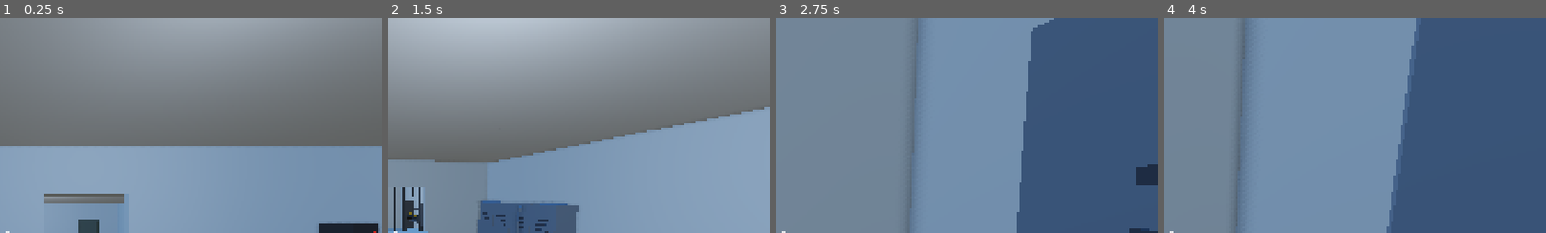
Above: before the commit, frames 1-4 (left to right).
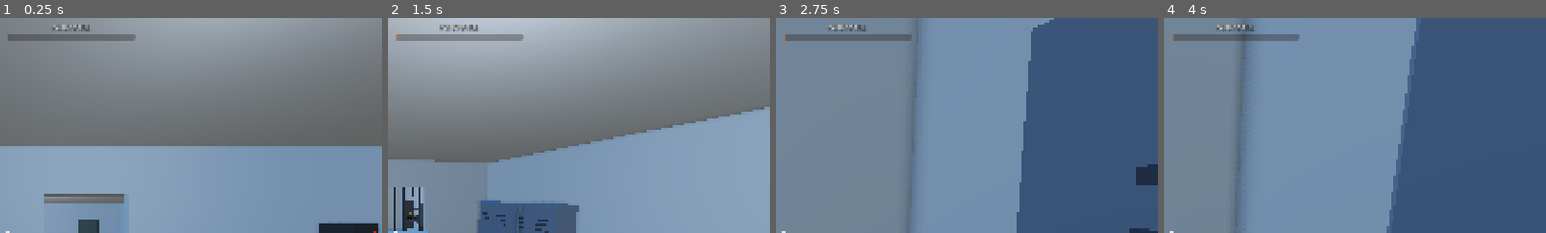
Above: after the commit, the same moments.

Repository: cristiangelini/BPD
Game: Godot game, scene res://scenes/levels/bank.tscn
The game is run twice, just before and just after one commit, with the same random seed, the same clock (stepped at 60 frames per second) and the same inputs. This scene is started directly instead of the project's main scene.
Inputs (mouse positions are % of the whole screen's width and height, from its top left):
- Up to frame 1 (0.25 s): no input
- Up to frame 2 (1.5 s): tap Enter at 0.5 s; move the mouse to (72, 45) at 0.52 s; hold D (move_right) 0.53-1.28 s; hold R (ask) 0.53-1.28 s; click (72, 45) at 0.67 s; tap Space (jump) at 0.77, 1.07 s; tap H (dance) at 0.8, 1.35 s; move the mouse to (45, 50) at 1.27 s; hold W (move_forward) from 1.28 s (still down)
- Up to frame 3 (2.75 s): keep holding W (move_forward); tap Space (jump) at 1.52, 1.82 s; tap Shift (run) at 1.55 s; move the mouse to (52, 48) at 2.02 s; hold Shift (run) from 2.03 s (still down); tap E (use) at 2.3 s
- Up to frame 4 (4 s): keep holding W (move_forward); move the mouse to (49, 52) at 2.77 s; release Shift (run) at 2.78 s; tap E (use) at 2.85 s; click (49, 52) at 2.92 s; tap Space (jump) at 3.02, 3.32, 3.77 s; tap R (ask) at 3.05 s; move the mouse to (57, 51) at 3.52 s; hold R (ask) from 3.53 s (still down); tap H (dance) at 3.8 s
The pictures show only the part of the screen within x 49-99%, y 0-50%; the shares and areas given below are measured in that part.

The runs differ from the first frame. In frame 1, 1.2% of the frame differs, in the area x 2-36%, y 3-11%; in frame 2, 1.3%; in frame 3, 1.2%; in frame 4, 1.2%.

Commit message:
Add the robbers' drill at the vault
Co-Authored-By: Claude Opus 5.5 (1M context) <noreply@anthropic.com>
Claude-Session: https://claude.ai/code/session_01UXwRy4nCUmp8Zcg5tBLZhH

Diff:
--- /dev/null
+++ b/scripts/case/bank/bank_drill.gd
@@ -0,0 +1,138 @@
+class_name BankDrill
+extends Node3D
+
+## The robbers' drill at the vault's door (robo-banco.md, step 3, decision 102): it runs from the start and takes
+## DRILL_TIME seconds to get through. When a robber sees a cop and shouts it, the gang gets nervous and the drill runs
+## faster for NERVOUS seconds; El Oso on the phone (step 5) can stop it for a while (pause) or, lied to, speed it up
+## the same way (hurry). A bar at the top of the screen shows how far it went. When it gets through, `opened` goes off:
+## the vault's door swings open and the robbers run with the money (step 6). It runs on the host; online comes later.
+## Every number here is (propuesta).
+
+signal opened
+
+const MODEL := preload("res://assets/models/bank_drill.glb")
+const DRILL_TIME := 480.0
+const NERVOUS := 20.0
+const NERVOUS_RATE := 1.5
+## Where the bit comes out of the model's nose, how long it is and how fast it spins (radians a second).
+const BIT_AT := Vector3(0, 1.05, 0.31)
+const BIT_LENGTH := 0.25
+const BIT_SPIN := 30.0
+
+## Seconds of drilling done (out of DRILL_TIME).
+var drilled := 0.0
+var nervous_left := 0.0
+var paused_left := 0.0
+var is_open := false
+var bar: ProgressBar
+var _bit: MeshInstance3D
+var _hud: CanvasLayer
+var _state: Label
+
+
+func _ready() -> void:
+	add_to_group("bank_drill")
+	add_child(MODEL.instantiate())
+	var mesh := CylinderMesh.new()
+	mesh.top_radius = 0.01
+	mesh.bottom_radius = 0.05
+	mesh.height = BIT_LENGTH
+	mesh.radial_segments = 6
+	_bit = MeshInstance3D.new()
+	_bit.name = "Bit"
+	_bit.mesh = mesh
+	_bit.position = BIT_AT + Vector3(0, 0, BIT_LENGTH / 2)
+	_bit.rotation.x = PI / 2
+	var steel := StandardMaterial3D.new()
+	steel.albedo_color = Color(0.75, 0.78, 0.82)
+	steel.metallic = 0.6
+	_bit.material_override = steel
+	add_child(_bit)
+	_build_hud()
+
+
+## Hooks the robbers: each one that spots a cop makes the gang nervous.
+func watch(robbers: Array[BankRobber]) -> void:
+	for robber in robbers:
+		robber.spotted.connect(func(_robber: BankRobber, _cop: Node3D) -> void: hurry(NERVOUS))
+
+
+## How many drilling seconds go by each second right now.
+func rate() -> float:
+	if is_open or paused_left > 0.0:
+		return 0.0
+	return NERVOUS_RATE if nervous_left > 0.0 else 1.0
+
+
+## Faster for `seconds`: a robber saw a cop, or El Oso found out he was lied to.
+func hurry(seconds: float) -> void:
+	nervous_left = maxf(nervous_left, seconds)
+
+
+## Stopped for `seconds` (El Oso got what he asked for).
+func pause(seconds: float) -> void:
+	paused_left += seconds
+
+
+func progress() -> float:
+	return drilled / DRILL_TIME
+
+
+## Seconds left at the normal rate.
+func time_left() -> float:
+	return maxf(DRILL_TIME - drilled, 0.0)
+
+
+func _physics_process(delta: float) -> void:
+	if is_open:
+		return
+	drilled = minf(drilled + rate() * delta, DRILL_TIME)
+	nervous_left = maxf(nervous_left - delta, 0.0)
+	paused_left = maxf(paused_left - delta, 0.0)
+	if drilled >= DRILL_TIME:
+		is_open = true
+		opened.emit()
+	_show()
+
+
+func _process(delta: float) -> void:
+	_bit.rotate_object_local(Vector3.UP, BIT_SPIN * rate() * delta)
+
+
+func _build_hud() -> void:
+	_hud = CanvasLayer.new()
+	_hud.name = "DrillHud"
+	var box := VBoxContainer.new()
+	box.set_anchors_and_offsets_preset(Control.PRESET_CENTER_TOP)
+	box.offset_top = 12.0
+	var title := Label.new()
+	title.text = "HUD_DRILL"
+	title.horizontal_alignment = HORIZONTAL_ALIGNMENT_CENTER
+	title.add_theme_constant_override("outline_size", 6)
+	box.add_child(title)
+	bar = ProgressBar.new()
+	bar.custom_minimum_size = Vector2(320, 18)
+	bar.max_value = DRILL_TIME
+	bar.show_percentage = false
+	bar.modulate = Color(1, 0.55, 0.2)
+	box.add_child(bar)
+	_state = Label.new()
+	_state.horizontal_alignment = HORIZONTAL_ALIGNMENT_CENTER
+	_state.add_theme_constant_override("outline_size", 6)
+	box.add_child(_state)
+	_hud.add_child(box)
+	add_child(_hud)
+	_show()
+
+
+func _show() -> void:
+	bar.value = drilled
+	if is_open:
+		_state.text = "HUD_DRILL_OPEN"
+	elif paused_left > 0.0:
+		_state.text = "HUD_DRILL_PAUSED"
+	elif nervous_left > 0.0:
+		_state.text = "HUD_DRILL_NERVOUS"
+	else:
+		_state.text = ""
+	_state.modulate = Color(0.5, 1, 0.5) if paused_left > 0.0 else Color(1, 0.4, 0.3)
--- a/scripts/levels/bank.gd
+++ b/scripts/levels/bank.gd
@@ -9,7 +9,8 @@
 ## The robbers' van waits parked on the street. The cops start in the station and drive here; --place=bank opens it
 ## from Play. Step 2 adds the four robbers at their tasks (BankRobber: the rabbit at the entrance, the pig over the
 ## hostages, the duck at the vault, El Oso behind the counter) and the hostages crouched on the hall's floor. The
-## drill and the case come in the next steps.
+## drill (BankDrill, step 3) stands in front of the vault's door with the duck beside it; when it gets through, the
+## door swings open. The case comes in the next steps.
 ## Every number here is (propuesta).
 
 const DOOR_SCENE := preload("res://scenes/props/front_door.tscn")
@@ -54,9 +55,13 @@
 const ROBBER_SPOTS := {
 	"conejo": [Vector3(2.0, 0, 8.5), PI],
 	"chancho": [Vector3(-1.5, 0, 0.0), PI],
-	"pato": [Vector3(2.2, 0, -7.5), -PI / 2],
+	"pato": [Vector3(1.4, 0, -6.8), -1.12],
 	"oso": [Vector3(-2.5, 0, -3.4), PI],
 }
+## The drill on its tripod, its bit's tip against the vault's door, facing east.
+const DRILL_AT := Vector3(VAULT_X - 0.15 - 0.1 - BankDrill.BIT_AT.z - BankDrill.BIT_LENGTH, 0, VAULT_DOOR_Z)
+## How the vault's door ends up when the drill gets through: swung into the vault on its hinge at the doorway's edge.
+const VAULT_DOOR_OPEN := Vector3(VAULT_X + VAULT_DOOR_RADIUS + 0.05, 0, VAULT_DOOR_Z - VAULT_DOOR_RADIUS - 0.12)
 ## The hostages: rows across the hostages' floor, facing the counter.
 const HOSTAGES := 8
 const HOSTAGE_XS: Array[float] = [-6.5, -3.5, -0.5, 2.5]
@@ -81,6 +86,7 @@
 ## El Oso, the one to cuff.
 var boss: BankRobber
 var hostages: Array[BankHostage] = []
+var drill: BankDrill
 var station_parking: Transform3D
 var _build: PlaceBuilder
 
@@ -101,6 +107,13 @@
 	_add_van()
 	_add_robbers()
 	_add_hostages()
+	drill = BankDrill.new()
+	drill.name = "Drill"
+	drill.position = DRILL_AT + Vector3.UP * FLOOR_TOP
+	drill.rotation.y = PI / 2
+	add_child(drill)
+	drill.watch(robbers)
+	drill.opened.connect(open_vault)
 	city.transform = CityLayout.anchor("bank")
 	station_parking = city.transform * CityLayout.parking("station")
 	car.global_transform = station_parking.translated_local(Vector3.UP * 0.05)
@@ -291,3 +304,9 @@
 		hostage.position = Vector3(HOSTAGE_XS[i % HOSTAGE_XS.size()], FLOOR_TOP, HOSTAGE_ZS[i / HOSTAGE_XS.size()])
 		add_child(hostage)
 		hostages.append(hostage)
+
+
+## The drill got through: the vault's door swings open against the vault's inner wall and stops blocking.
+func open_vault() -> void:
+	vault_door.position = Vector3(VAULT_DOOR_OPEN.x, vault_door.position.y, VAULT_DOOR_OPEN.z)
+	vault_door.rotation.y = PI / 2
--- /dev/null
+++ b/tests/unit/test_bank_drill.gd
@@ -0,0 +1,53 @@
+extends GutTest
+
+## The robbers' drill (robo-banco.md, step 3, decision 102): DRILL_TIME seconds to get through the vault's door,
+## faster while the gang is nervous (a robber spotted a cop, or El Oso was lied to), stopped while paused, and the
+## vault's door swinging open when it's done.
+
+const LEVEL := preload("res://scenes/levels/bank.tscn")
+
+var bank: BankLevel
+
+
+func before_each() -> void:
+	bank = LEVEL.instantiate()
+	bank.get_node("Cop").input_enabled = false
+	add_child_autofree(bank)
+	await wait_physics_frames(2)
+
+
+func test_it_stands_at_the_vault_door_and_starts_running() -> void:
+	var drill := bank.drill
+	assert_lt(drill.position.distance_to(Vector3(BankLevel.VAULT_X, drill.position.y, BankLevel.VAULT_DOOR_Z)), 1.0)
+	assert_eq(drill.rate(), 1.0)
+	assert_gt(drill.drilled, 0.0, "already drilling")
+	assert_almost_eq(drill.bar.max_value, BankDrill.DRILL_TIME, 0.01)
+
+
+func test_a_robber_spotting_a_cop_makes_it_faster() -> void:
+	var cop: Cop = bank.get_node("Cop")
+	bank.robbers[0].spotted.emit(bank.robbers[0], cop)
+	assert_eq(bank.drill.rate(), BankDrill.NERVOUS_RATE)
+	bank.drill._physics_process(BankDrill.NERVOUS + 0.1)
+	assert_eq(bank.drill.rate(), 1.0, "calm again")
+
+
+func test_paused_it_stops() -> void:
+	bank.drill.pause(30.0)
+	var before := bank.drill.drilled
+	bank.drill._physics_process(1.0)
+	assert_eq(bank.drill.drilled, before)
+	bank.drill._physics_process(30.0)
+	assert_eq(bank.drill.rate(), 1.0)
+
+
+func test_when_done_the_vault_opens() -> void:
+	watch_signals(bank.drill)
+	bank.drill.drilled = BankDrill.DRILL_TIME - 0.5
+	bank.drill._physics_process(1.0)
+	assert_true(bank.drill.is_open)
+	assert_signal_emitted(bank.drill, "opened")
+	assert_eq(bank.drill.rate(), 0.0)
+	var door := bank.vault_door.position
+	assert_gt(door.x, BankLevel.VAULT_X, "swung into the vault")
+	assert_gt(absf(door.z - BankLevel.VAULT_DOOR_Z), BankLevel.VAULT_DOOR_RADIUS, "out of the doorway")
--- a/translations/texts.csv
+++ b/translations/texts.csv
@@ -1212,3 +1212,7 @@
 HOSTAGE_6,"El conejo es el más miedoso. Se asustó de un estornudo.","The rabbit is the most scared one. A sneeze scared him.","O coelho é o mais medroso. Se assustou com um espirro."
 HOSTAGE_7,"El pato no escucha nada con esas orejeras.","The duck can't hear a thing with those ear muffs.","O pato não escuta nada com esses protetores."
 HOSTAGE_8,"El gerente se escapó en pijama. Yo lo vi.","The manager ran off in his pajamas. I saw him.","O gerente fugiu de pijama. Eu vi."
+HUD_DRILL,"TALADRO DE LA BÓVEDA","VAULT DRILL","FURADEIRA DO COFRE"
+HUD_DRILL_NERVOUS,"¡Los ladrones están nerviosos! El taladro va más rápido.","The robbers are nervous! The drill is going faster.","Os ladrões estão nervosos! A furadeira está mais rápida."
+HUD_DRILL_PAUSED,"El taladro está parado.","The drill has stopped.","A furadeira está parada."
+HUD_DRILL_OPEN,"¡Abrieron la bóveda!","They opened the vault!","Abriram o cofre!"
Binary file added: assets/models/bank_drill.glb
Not shown, added: assets/models/bank_drill.glb.import
Not shown, added: scripts/case/bank/bank_drill.gd.uid
Not shown, added: tests/unit/test_bank_drill.gd.uid
Not shown, changed: docs/diseno/robo-banco.md
Not shown, changed: tools/modelgen/models/bank.js
